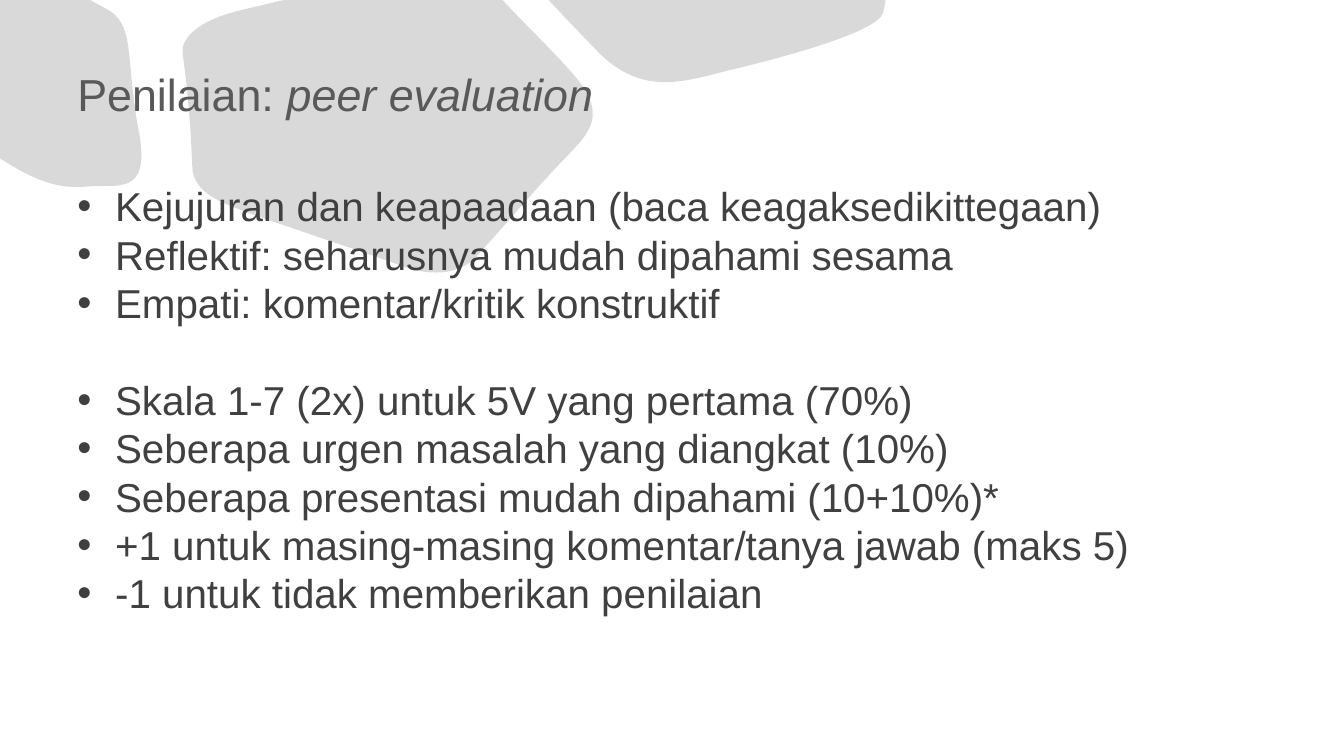
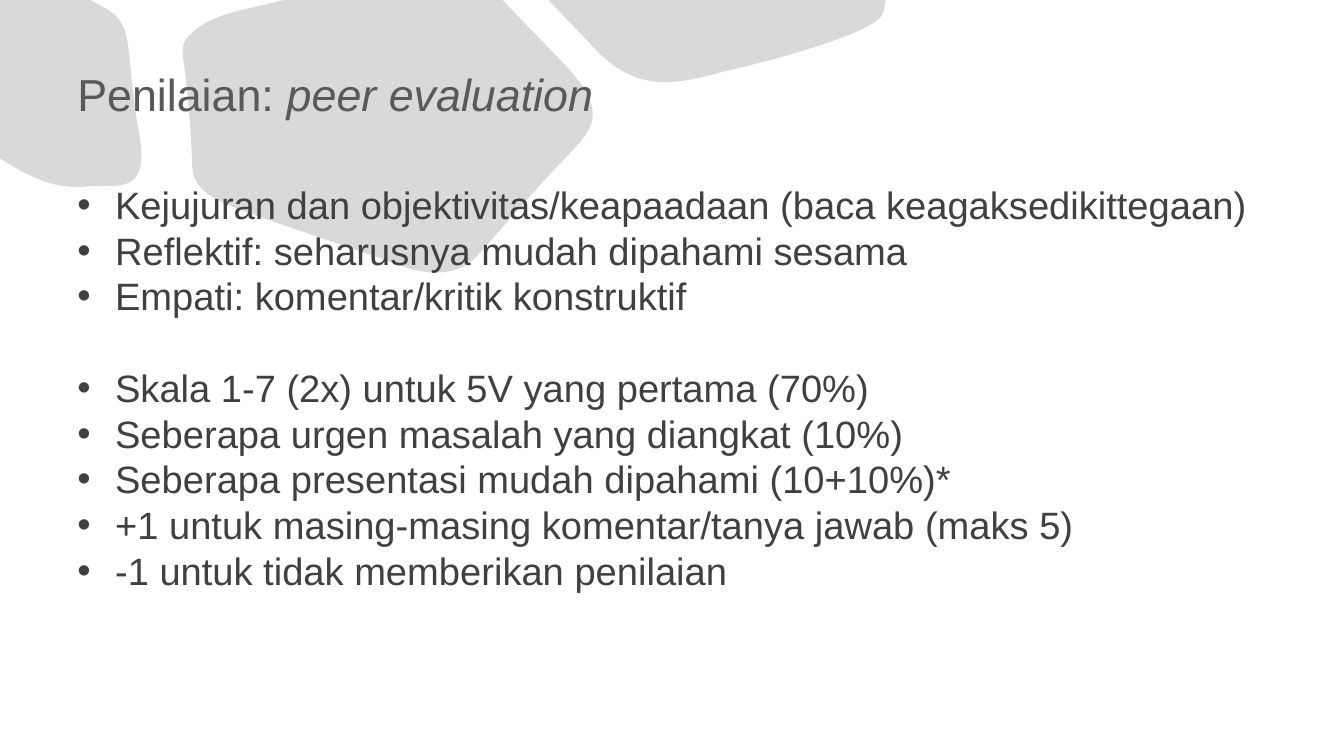
Before and after one commit to jendralhxr/bigdata, a slide deck: slide 8 of rubrikETS.pptx. Drawn at 1344x756 pixels with LibreOffice and Linux fonts; fonts in the diff are those of the drawing. Boxes give left, top, right and bottom in pixels: in the first picture for what was removed or moved away, otherwise in the second. Text is boxed around its words. In the diff, an @@ line names an element or a change of style, - is before the commit and + after.

```diff
--- a/rubrikETS.pptx
+++ b/rubrikETS.pptx
@@ text at [115,191,1246,227]: text changed; size 28.8 to 27.2 pt @@
-• Kejujuran dan keapaadaan (baca keagaksedikittegaan)
+• Kejujuran dan objektivitas/keapaadaan (baca keagaksedikittegaan)
@@ text at [115,237,1073,593]: size 28.8 to 27.2 pt in "Reflektif: seharusnya mudah dipahami sesama", "Empati: komentar/kritik konstruktif", "Skala 1-7 (2x) untuk 5V yang pertama ...", "Seberapa urgen masalah yang diangkat (10%)" and 3 more places @@
```
Also in this commit, not shown: 3 other slides changed, 1 other file.
